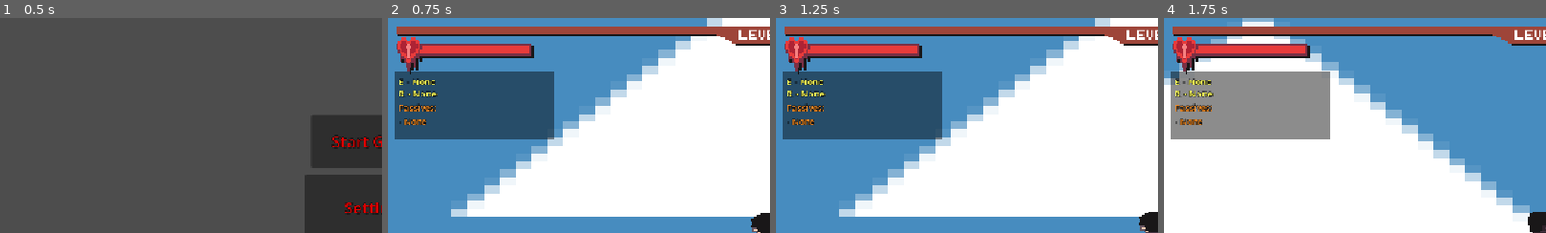
Above: before the commit, frames 1-4 (left to right).
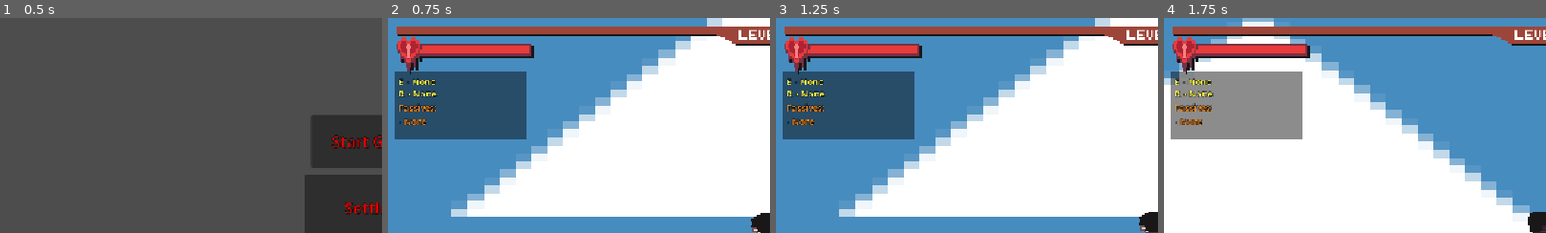
Above: after the commit, the same moments.

Repository: Gabriel-Panza/Recoil
Game: Godot game, scene res://Cenas/HUDs/MainMenu.tscn
Two runs of this game, one before a commit and one after it. Both use one fixed random seed, a clock stepped at 60 frames per second and the inputs below. The engine's default icon, where the game draws it, is replaced by a stand-in: a white triangle on a blue panel in a dark square.
Inputs (mouse positions are % of the whole screen's width and height, from its top left):
- Up to frame 1 (0.5 s): no input
- Up to frame 2 (0.75 s): click "Start Game" at 0.5 s
- Up to frame 3 (1.25 s): no input
- Up to frame 4 (1.75 s): tap Enter at 1.25 s; move the mouse to (72, 45) at 1.27 s; tap Space (dash) at 1.35 s; click (72, 45) at 1.55 s
The pictures show only the part of the screen within x 0-50%, y 0-50%; the shares and areas given below are measured in that part.

Frame 1 is identical in both runs. In frame 2, 2.3% of the frame differs, in the area x 36-44%, y 24-57%; in frame 3, 2.3%; in frame 4, 2.3%.

Commit message:
Some adjustments and balancing changes

Diff:
--- a/Cenas/HUDs/HUD.tscn
+++ b/Cenas/HUDs/HUD.tscn
@@ -12,6 +12,8 @@
 
 [sub_resource type="StyleBoxTexture" id="StyleBoxTexture_xed4y"]
 texture = ExtResource("2_xed4y")
+expand_margin_left = 5.0
+expand_margin_right = 5.0
 
 [node name="HUD" type="Node2D" unique_id=1927285508]
 process_mode = 3
@@ -22,9 +24,9 @@
 anchors_preset = 15
 anchor_right = 1.0
 anchor_bottom = 1.0
-offset_left = 918.0
+offset_left = 895.0
 offset_top = 195.0
-offset_right = 1138.0
+offset_right = 1135.0
 offset_bottom = 435.0
 grow_horizontal = 2
 grow_vertical = 2
@@ -69,7 +71,7 @@
 
 [node name="Atk_Speed" type="Label" parent="HBoxContainer/BarraLateralDireita/MarginContainer/VBoxContainer" unique_id=357342291]
 layout_mode = 2
-tooltip_text = "+5% attack speed is additive from the original attack speed. Higher percentage means faster shooting. Minimum shot cooldown: 0.25s."
+tooltip_text = "How fast you can shot. Shot cooldown: 1s"
 mouse_filter = 0
 theme_override_colors/font_color = Color(1, 0.25882354, 0.2, 1)
 theme_override_constants/outline_size = 4
--- a/Cenas/HUDs/PauseMenu.tscn
+++ b/Cenas/HUDs/PauseMenu.tscn
@@ -189,26 +189,56 @@
 [node name="MarginContainer" type="MarginContainer" parent="GameOver" unique_id=117709613]
 z_index = 2
 layout_mode = 0
-offset_left = 864.0
-offset_top = 384.0
-offset_right = 1137.0
-offset_bottom = 488.0
+offset_left = 928.0
+offset_top = 488.0
+offset_right = 1128.0
+offset_bottom = 540.0
 
 [node name="TextureButton" type="TextureButton" parent="GameOver/MarginContainer" unique_id=1740684253]
 process_mode = 3
 layout_mode = 2
 
+[node name="Label" type="Label" parent="GameOver/MarginContainer/TextureButton"]
+layout_mode = 1
+anchors_preset = 15
+anchor_right = 1.0
+anchor_bottom = 1.0
+grow_horizontal = 2
+grow_vertical = 2
+mouse_filter = 2
+theme_override_colors/font_color = Color(0.882353, 0, 0, 1)
+theme_override_constants/outline_size = 4
+theme_override_font_sizes/font_size = 24
+text = "Retry"
+horizontal_alignment = 1
+vertical_alignment = 1
+
 [node name="MarginContainer2" type="MarginContainer" parent="GameOver" unique_id=1416227711]
 z_index = 2
 layout_mode = 0
-offset_left = 864.0
-offset_top = 509.0
-offset_right = 1137.0
-offset_bottom = 613.0
+offset_left = 928.0
+offset_top = 552.0
+offset_right = 1128.0
+offset_bottom = 604.0
 
 [node name="TextureButton" type="TextureButton" parent="GameOver/MarginContainer2" unique_id=1669029871]
 process_mode = 3
 layout_mode = 2
+
+[node name="Label" type="Label" parent="GameOver/MarginContainer2/TextureButton"]
+layout_mode = 1
+anchors_preset = 15
+anchor_right = 1.0
+anchor_bottom = 1.0
+grow_horizontal = 2
+grow_vertical = 2
+mouse_filter = 2
+theme_override_colors/font_color = Color(0.882353, 0, 0, 1)
+theme_override_constants/outline_size = 4
+theme_override_font_sizes/font_size = 24
+text = "Menu"
+horizontal_alignment = 1
+vertical_alignment = 1
 
 [node name="GameWin" type="Panel" parent="." unique_id=1801650191]
 process_mode = 3
@@ -234,26 +264,56 @@
 [node name="MarginContainer" type="MarginContainer" parent="GameWin" unique_id=301964833]
 z_index = 2
 layout_mode = 0
-offset_left = 864.0
-offset_top = 388.0
-offset_right = 1137.0
-offset_bottom = 492.0
+offset_left = 928.0
+offset_top = 488.0
+offset_right = 1128.0
+offset_bottom = 540.0
 
 [node name="TextureButton" type="TextureButton" parent="GameWin/MarginContainer" unique_id=1200009221]
 process_mode = 3
 layout_mode = 2
 
+[node name="Label" type="Label" parent="GameWin/MarginContainer/TextureButton"]
+layout_mode = 1
+anchors_preset = 15
+anchor_right = 1.0
+anchor_bottom = 1.0
+grow_horizontal = 2
+grow_vertical = 2
+mouse_filter = 2
+theme_override_colors/font_color = Color(0.882353, 0, 0, 1)
+theme_override_constants/outline_size = 4
+theme_override_font_sizes/font_size = 24
+text = "Retry"
+horizontal_alignment = 1
+vertical_alignment = 1
+
 [node name="MarginContainer2" type="MarginContainer" parent="GameWin" unique_id=1704343652]
 z_index = 2
 layout_mode = 0
-offset_left = 864.0
-offset_top = 508.0
-offset_right = 1137.0
-offset_bottom = 612.0
+offset_left = 928.0
+offset_top = 552.0
+offset_right = 1128.0
+offset_bottom = 604.0
 
 [node name="TextureButton" type="TextureButton" parent="GameWin/MarginContainer2" unique_id=1547426593]
 process_mode = 3
 layout_mode = 2
+
+[node name="Label" type="Label" parent="GameWin/MarginContainer2/TextureButton"]
+layout_mode = 1
+anchors_preset = 15
+anchor_right = 1.0
+anchor_bottom = 1.0
+grow_horizontal = 2
+grow_vertical = 2
+mouse_filter = 2
+theme_override_colors/font_color = Color(0.882353, 0, 0, 1)
+theme_override_constants/outline_size = 4
+theme_override_font_sizes/font_size = 24
+text = "Menu"
+horizontal_alignment = 1
+vertical_alignment = 1
 
 [node name="SFX" type="AudioStreamPlayer2D" parent="." unique_id=1612802006 groups=["SFX"]]
 volume_db = -10.0
--- a/Scripts/HUDs/hud.gd
+++ b/Scripts/HUDs/hud.gd
@@ -142,8 +142,8 @@
 		return
 
 	var height = max(72.0, 30.0 + float(line_count) * 18.0)
-	skill_status_background.size = Vector2(240.0, height)
-	passive_status_label.size = Vector2(224.0, max(44.0, height - 44.0))
+	skill_status_background.size = Vector2(200.0, height)
+	passive_status_label.size = Vector2(196.0, max(44.0, height - 44.0))
 
 func _update_active_skill_hud_label(label: Label, slot: String) -> void:
 	if label == null:
--- a/Scripts/HUDs/pauseMenu.gd
+++ b/Scripts/HUDs/pauseMenu.gd
@@ -109,7 +109,8 @@
 			if player.has_method("get_attack_speed_percent"):
 				attack_speed_percent = player.get_attack_speed_percent()
 			var shot_cooldown = player.get_shot_cooldown() if player.has_method("get_shot_cooldown") else player.fire_rate
-			atk_speed_label.text = "Atk-Speed: %.1f%% (%.2fs)" % [attack_speed_percent, shot_cooldown]
+			atk_speed_label.text = "Atk-Speed: %.2f%%" % attack_speed_percent
+			atk_speed_label.tooltip_text = "How fast you can shot. Shot cooldown: %.2fs" % shot_cooldown
 		if recoil_label:
 			recoil_label.text = "Recoil Force: %.1f" % (player.recoil_force/100)
 		_update_active_skill_labels()
--- a/Scripts/Inimigos/boss.gd
+++ b/Scripts/Inimigos/boss.gd
@@ -19,12 +19,15 @@
 
 const ENEMY_COLLISION_MASK: int = 4
 const ENEMY_BODY_COLLISION_SCALE: float = 0.7
+const ENRAGE_HEALTH_RATIO: float = 0.5
+const ENRAGE_STAT_MULTIPLIER: float = 1.25
 
 var current_health: int
 var player: Node2D
 var aparencia
 var health_bar: ProgressBar
 var is_dead: bool = false
+var is_enraged: bool = false
 
 var current_state: BossState
 var current_sub_state = null
@@ -185,10 +188,25 @@
 		die()
 		return
 
+	_try_activate_enrage()
+
 	# Tween para dano
 	var tween = create_tween()
 	tween.tween_property(aparencia, "modulate", Color.RED, 0.1)
 	tween.tween_property(aparencia, "modulate", Color.WHITE, 0.1)
+
+func _try_activate_enrage() -> void:
+	if is_enraged:
+		return
+
+	if current_health > max_health * ENRAGE_HEALTH_RATIO:
+		return
+
+	is_enraged = true
+	speed *= ENRAGE_STAT_MULTIPLIER
+	damage = int(round(float(damage) * ENRAGE_STAT_MULTIPLIER))
+	if has_meta("base_speed"):
+		set_meta("base_speed", float(get_meta("base_speed")) * ENRAGE_STAT_MULTIPLIER)
 
 func die() -> void:
 	if is_dead:
--- a/Scripts/Player/player.gd
+++ b/Scripts/Player/player.gd
@@ -611,7 +611,8 @@
 		musica.stop()
 	get_tree().paused = true
 	# $Win.play()
-	game_win.visible = true
+	if game_win:
+		game_win.visible = true
 
 func _finish_current_run() -> void:
 	var game_scene = get_tree().current_scene
